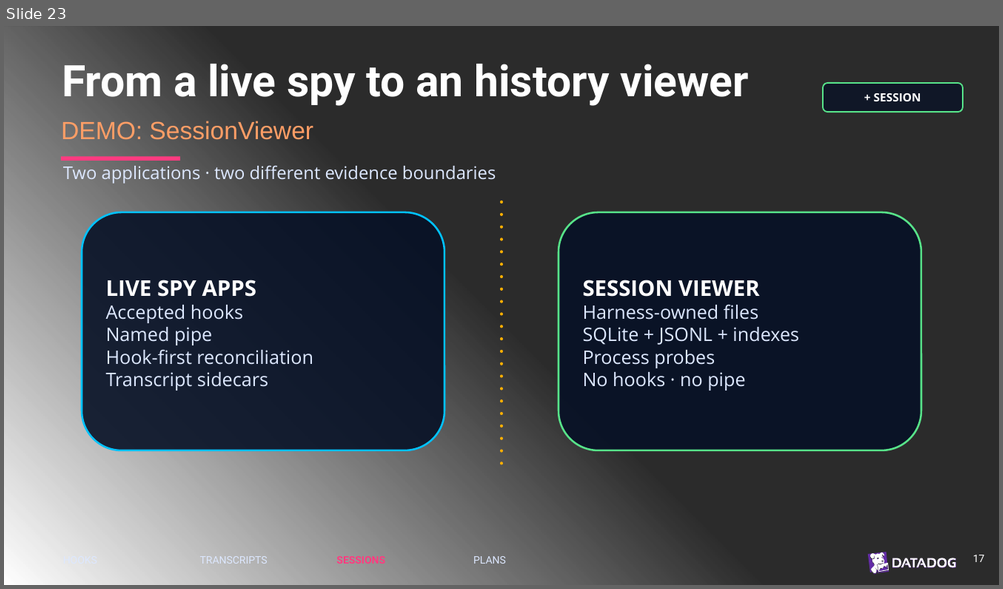
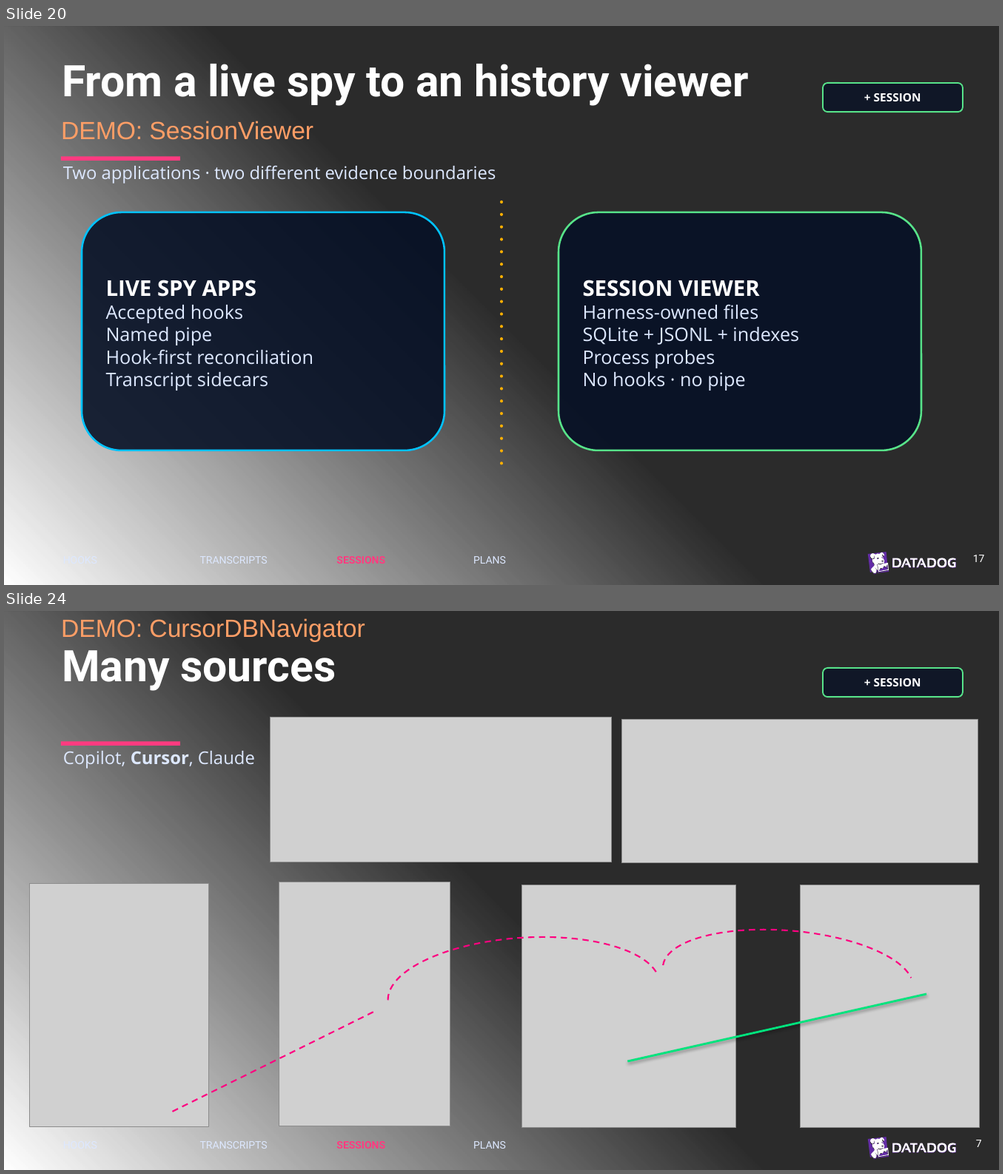
Before and after one commit to chrisnas/TechoramaNetherland2026, a slide deck: Harness Spy/Slides/HarnessSpy.pptx. Shown one above the other, each under a label of ours: slide 23 before the commit, slides 20 and 24 after it; the slides between them are not shown. The pictures are 1003x589 and 1003x1174 pixels, drawn with LibreOffice and Linux fonts; fonts in the diff are those of the drawing; grey boxes stand for pictures; background and template pictures are left out; a plain dark background stands for a picture behind light text. Boxes give left, top, right and bottom in pixels: in the first picture for what was removed or moved away, otherwise in the second. Text is boxed around its words. In the diff, an @@ line names an element or a change of style, - is before the commit and + after.

```diff
--- a/Harness Spy/Slides/HarnessSpy.pptx
+++ b/Harness Spy/Slides/HarnessSpy.pptx
@@ slide 24 added at (4,611,999,1170), background picture (left out); not listed: 3 template elements that a slide beside it also shows @@
@@ text added at (61,618,364,642), 24 pt, text #FF9E66 @@
+DEMO: CursorDBNavigator
@@ text added at (62,641,336,691), 42 pt, text #FFFFFF, bold @@
+Many sources
@@ rounded rectangle added at (822,668,963,697), fill #071126 at 75% opacity, outline #57E389 1.3 pt, 11 pt, text #FFFFFF, bold @@
++ SESSION
@@ picture added at (270,717,612,862) @@
@@ picture added at (622,719,978,863) @@
@@ rectangle added at (61,741,180,746), fill #FF3B80 @@
@@ text added at (63,751,255,769), 17 pt, text #DDE8FF @@
+Copilot, Cursor, Claude
@@ picture added at (29,883,208,1127) @@
@@ picture added at (279,883,449,1127) @@
@@ picture added at (522,885,735,1128) @@
@@ picture added at (800,885,979,1128) @@
@@ arc (boxed as its full ellipse) added at (659,920,916,1034), outline #FF0080 1.5 pt dashed @@
@@ arc (boxed as its full ellipse) added at (384,928,663,1056), outline #FF0080 1.5 pt dashed @@
@@ line added from (628, 1062) to (926, 994), #00E37D 2 pt @@
@@ line added from (173, 1113) to (375, 1011), #FF0080 1.5 pt dashed @@
@@ text added at (61,1138,191,1153), 10 pt, text #DDE8FF @@
+HOOKS
@@ text added at (200,1142,267,1149), 10 pt, text #DDE8FF @@
+TRANSCRIPTS
@@ text added at (336,1142,385,1149), 10 pt, text #FF3B80, bold @@
+SESSIONS
@@ text added at (473,1142,506,1149), 10 pt, text #DDE8FF @@
+PLANS
@@ text added at (976,1140,982,1147), 10 pt, text #FFFFFF @@
+7
@@ what was slide 23 is now slide 20 @@
```
Also in this commit, not shown: 4 slides changed, 5 other slides added, 13 slides removed.
